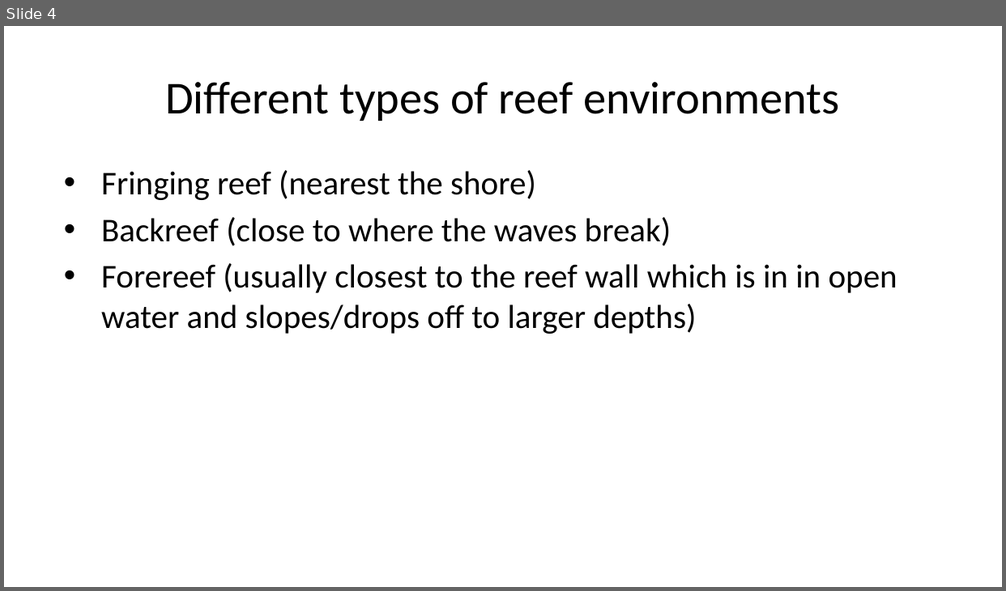
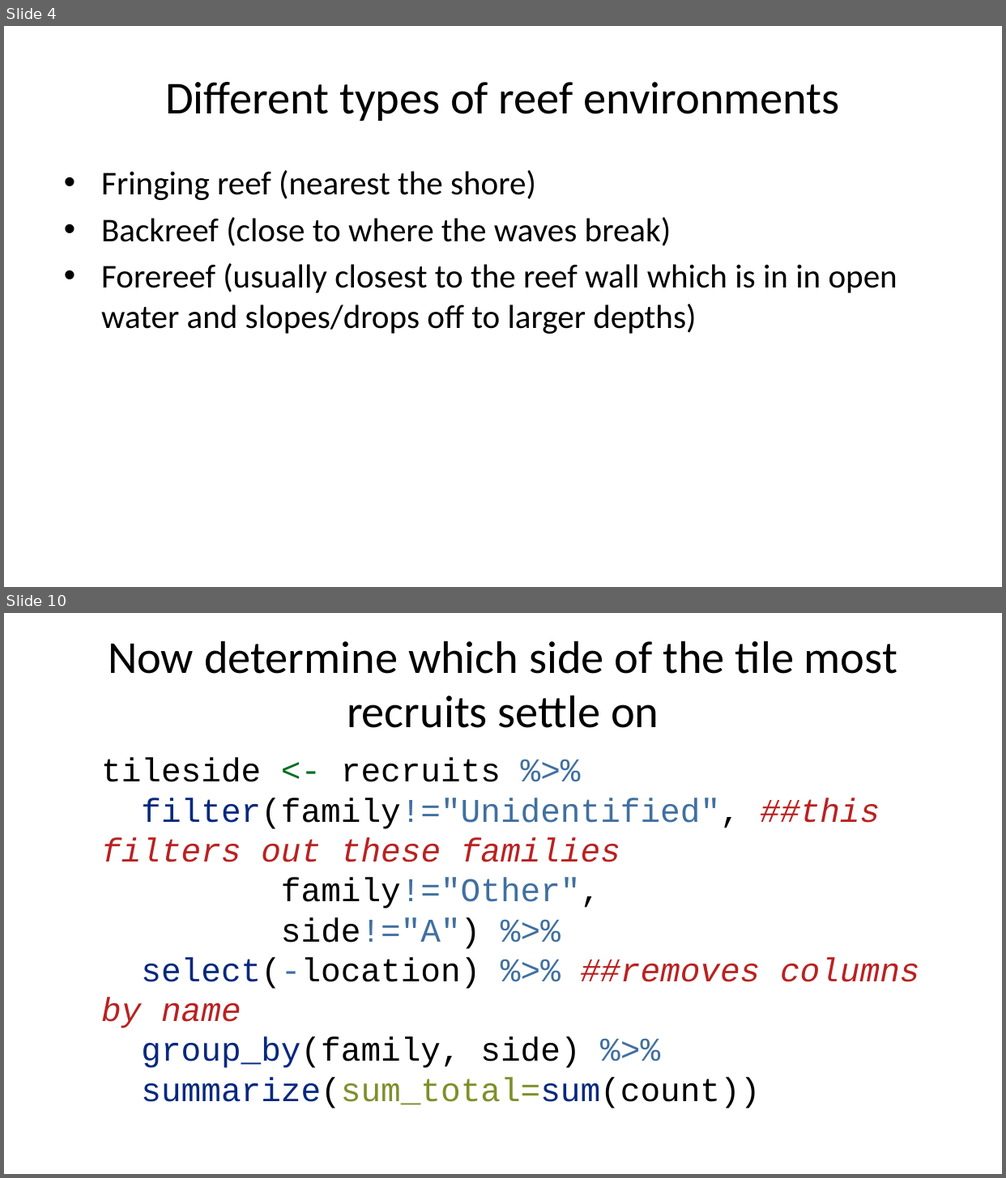
Before and after one commit to Biol551-CSUN/IndependentProject_Merges, a slide deck: Script/IndependentProject_MCRData.pptx. Shown one above the other, each under a label of ours: slide 4 before the commit, slides 4 and 10 after it; the slides between them are not shown. The pictures are 1006x591 and 1006x1178 pixels, drawn with LibreOffice and Linux fonts; fonts in the diff are those of the drawing. Boxes give left, top, right and bottom in pixels: in the first picture for what was removed or moved away, otherwise in the second. Text is boxed around its words. In the diff, an @@ line names an element or a change of style, - is before the commit and + after.

```diff
--- a/Script/IndependentProject_MCRData.pptx
+++ b/Script/IndependentProject_MCRData.pptx
@@ slide 10 added at (x1=4, y1=613, x2=1002, y2=1174), background #FFFFFF @@
@@ title added at (x1=108, y1=641, x2=897, y2=728), 33 pt, text #000000 @@
+Now determine which side of the tile most recruits settle on
@@ text added at (x1=101, y1=758, x2=920, y2=1109), 24 pt, text #000000 @@
+tileside <- recruits %>%
+filter(family!="Unidentified", ##this filters out these families
+family!="Other",
+side!="A") %>%
+select(-location) %>% ##removes columns by name
+group_by(family, side) %>%
+summarize(sum_total=sum(count))
```
Also in this commit, not shown: 1 slide changed, 7 other slides added, 2 slides removed, 4 other files.
